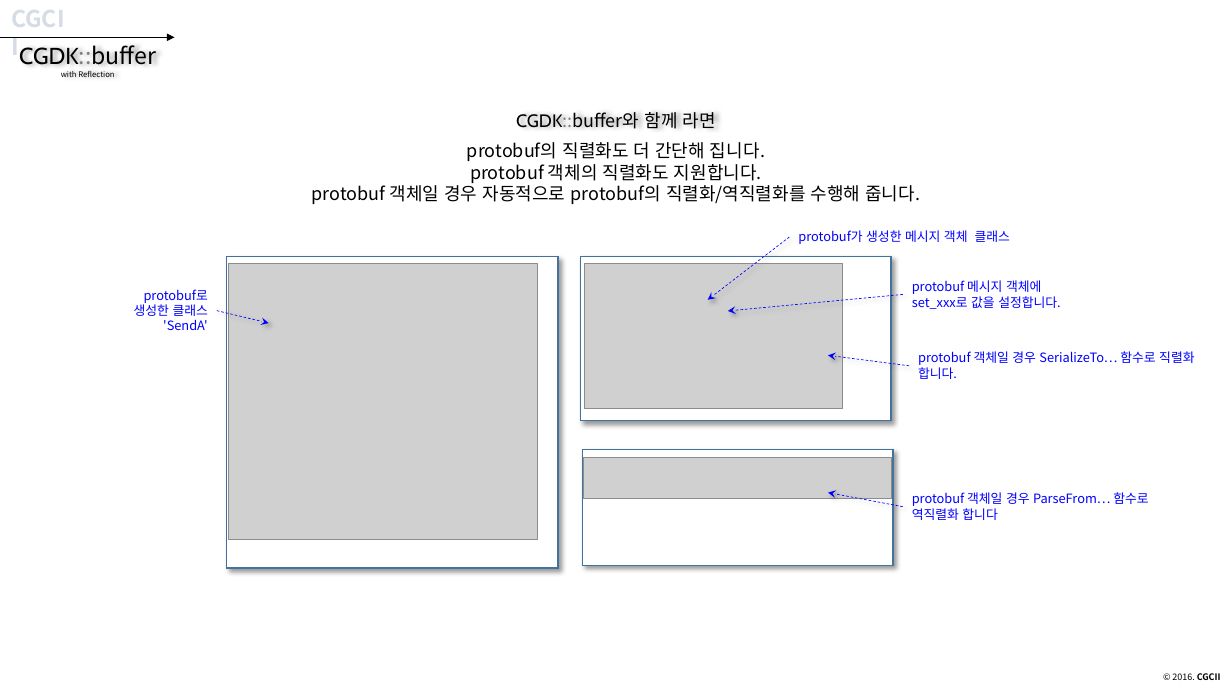
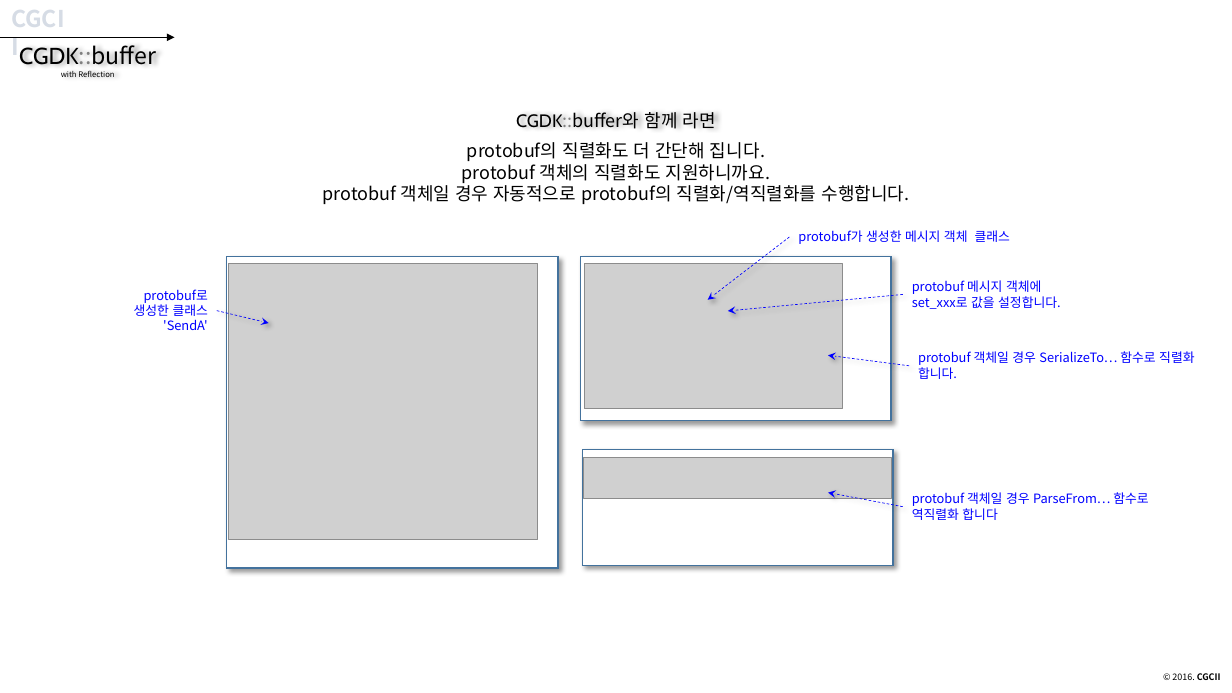
Before and after one commit to CGLabs/CGDK.buffer, a slide deck: slide 41 of C++/document/intruduce_CGDK.buffer.pptx. Drawn at 1232x693 pixels with LibreOffice and Linux fonts; fonts in the diff are those of the drawing; grey boxes stand for pictures. Boxes give left, top, right and bottom in pixels: in the first picture for what was removed or moved away, otherwise in the second. Text is boxed around its words. In the diff, an @@ line names an element or a change of style, - is before the commit and + after.

```diff
--- a/C++/document/intruduce_CGDK.buffer.pptx
+++ b/C++/document/intruduce_CGDK.buffer.pptx
@@ text at [323, 160, 910, 204]: text changed @@
-protobuf 객체의 직렬화도 지원합니다.
-protobuf 객체일 경우 자동적으로 protobuf의 직렬화/역직렬화를 수행해 줍니다.
+protobuf 객체의 직렬화도 지원하니까요.
+protobuf 객체일 경우 자동적으로 protobuf의 직렬화/역직렬화를 수행합니다.
```
Also in this commit, not shown: 30 other slides changed.
